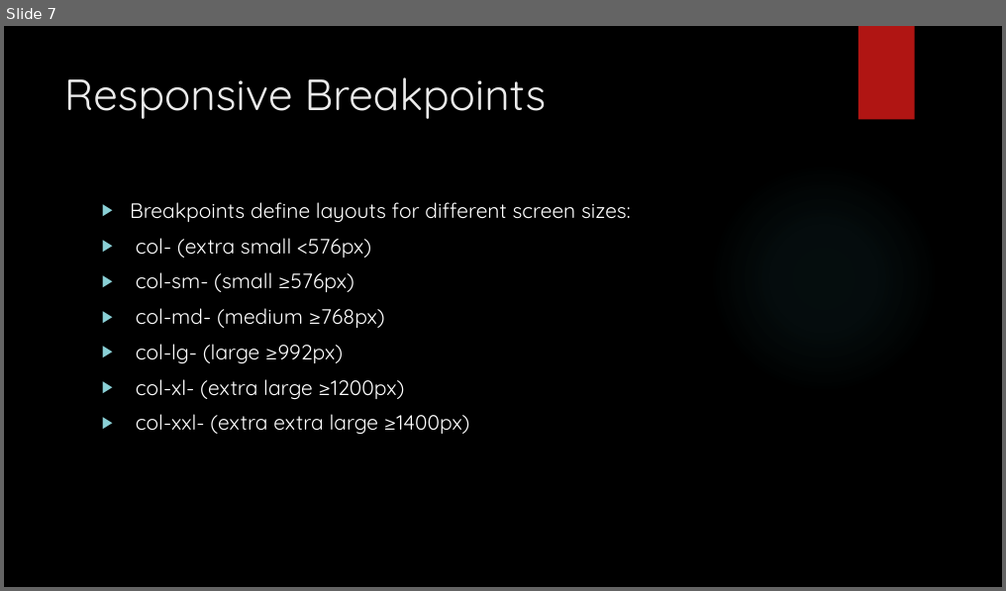
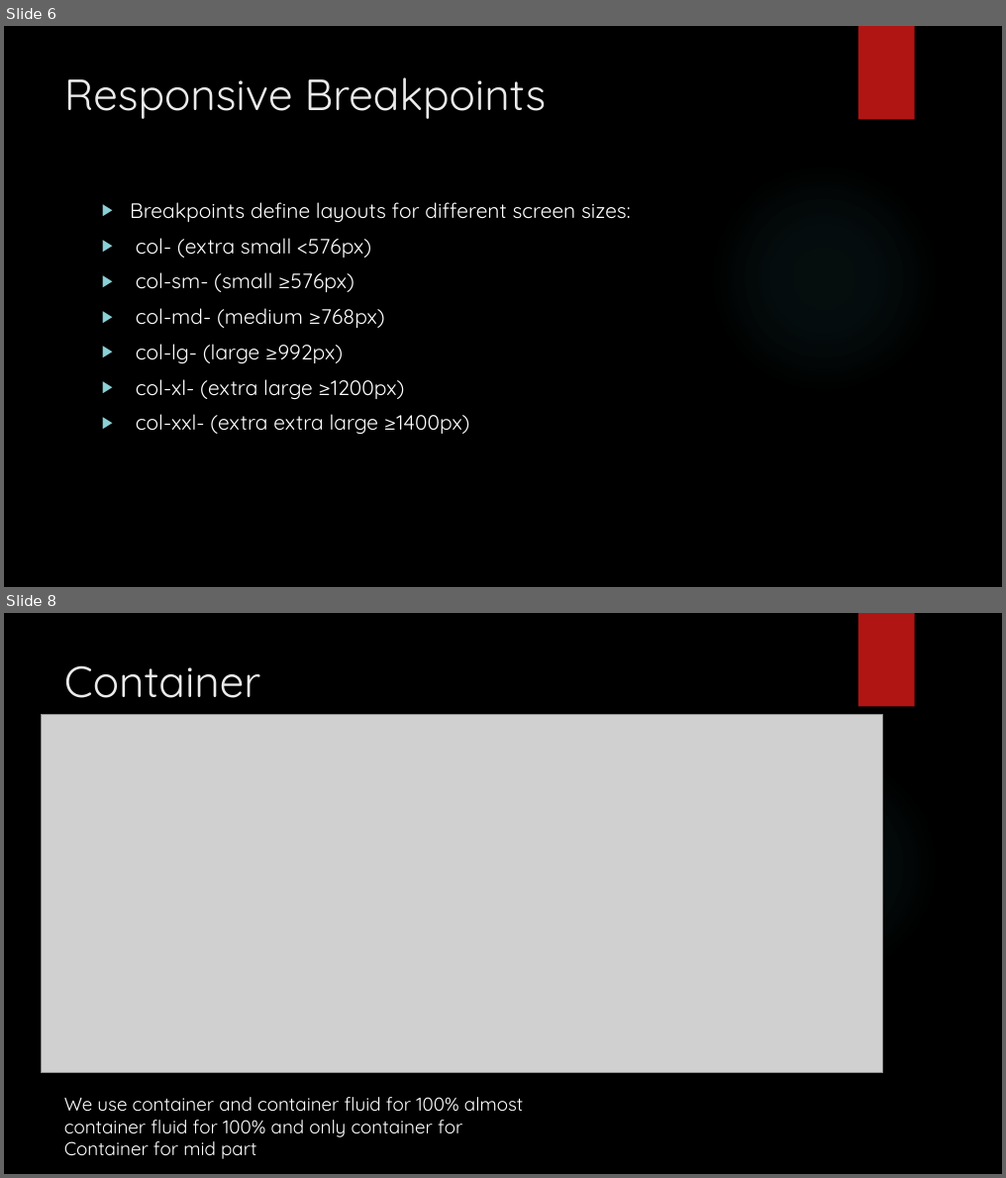
Before and after one commit to Manal5664/Progressive-Web-Development, a slide deck: Bootstrap and jQuery/Lec_01.pptx. Shown one above the other, each under a label of ours: slide 7 before the commit, slides 6 and 8 after it; the slides between them are not shown. The pictures are 1006x591 and 1006x1178 pixels, drawn with LibreOffice and Linux fonts; fonts in the diff are those of the drawing; grey boxes stand for pictures; background and template pictures are left out. Boxes give left, top, right and bottom in pixels: in the first picture for what was removed or moved away, otherwise in the second. Text is boxed around its words. In the diff, an @@ line names an element or a change of style, - is before the commit and + after.

```diff
--- a/Bootstrap and jQuery/Lec_01.pptx
+++ b/Bootstrap and jQuery/Lec_01.pptx
@@ slide 8 added at [4, 613, 1002, 1174], background picture (left out); not listed: 2 template elements that a slide beside it also shows @@
@@ title added at [64, 665, 260, 698], 42 pt, text #EBEBEB @@
+Container
@@ picture added at [42, 715, 883, 1072] @@
@@ text added at [64, 1097, 523, 1159], 18 pt, text #FFFFFF @@
+We use container and container fluid for 100% almost
+container fluid for 100% and only container for
+Container for mid part
@@ what was slide 7 is now slide 6 @@
```
Also in this commit, not shown: 1 slide changed, 3 other slides added, 1 slide removed.
